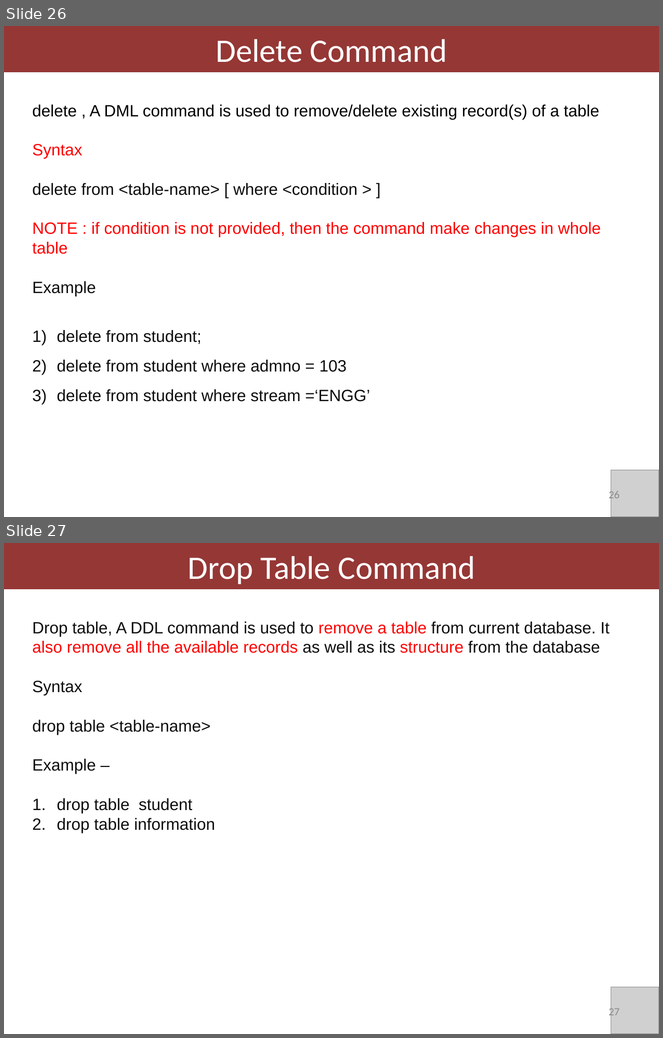
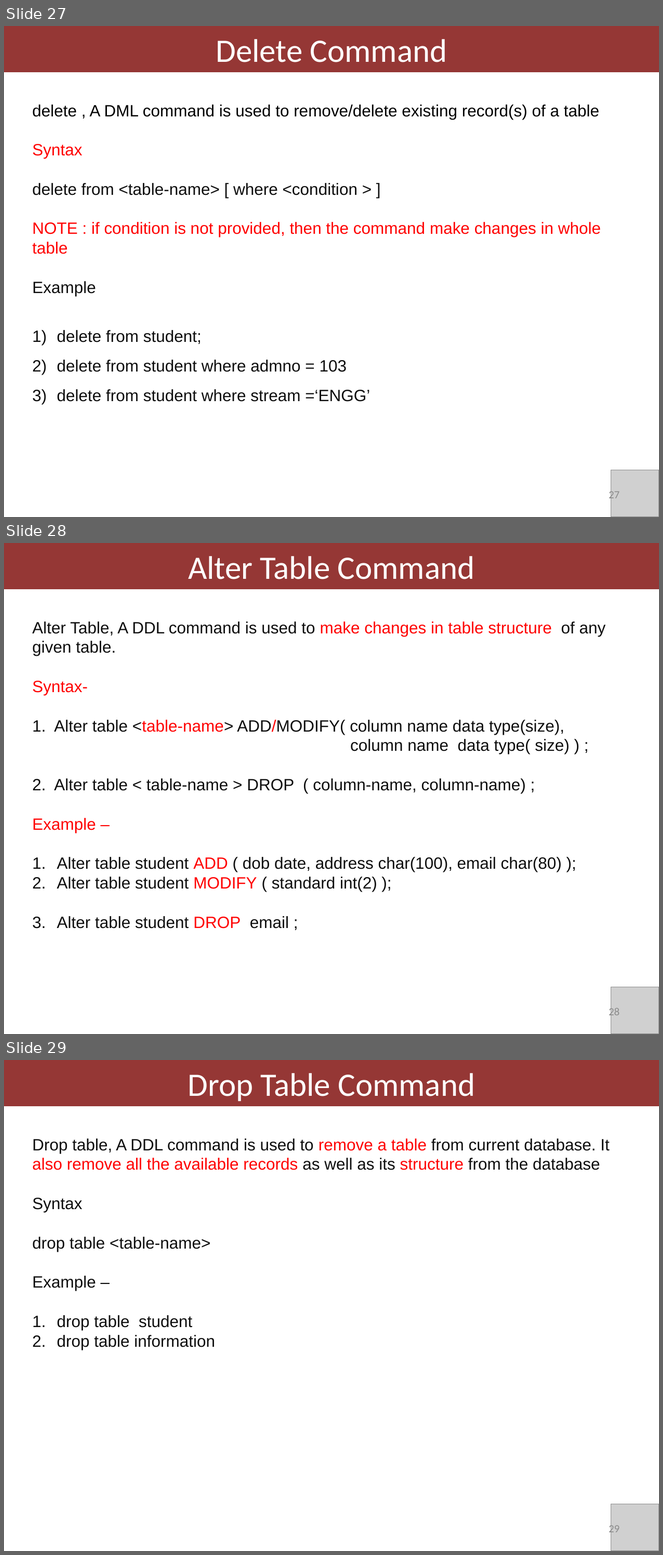
Before and after one commit to davcpscn/XI, a slide deck: Presentations/SQL.pptx. Shown one above the other, each under a label of ours: slides 26 and 27 before the commit, slides 27, 28 and 29 after it. The pictures are 663x1038 and 663x1555 pixels, drawn with LibreOffice and Linux fonts; fonts in the diff are those of the drawing; grey boxes stand for pictures. Boxes give left, top, right and bottom in pixels: in the first picture for what was removed or moved away, otherwise in the second. Text is boxed around its words. In the diff, an @@ line names an element or a change of style, - is before the commit and + after.

```diff
--- a/Presentations/SQL.pptx
+++ b/Presentations/SQL.pptx
@@ slide 28 added at <box>4,543,659,1034</box>, background #FFFFFF @@
@@ rectangle added at <box>4,543,659,589</box>, fill #953735, 36 pt, text #FFFFFF @@
+Alter Table Command
@@ text added at <box>32,622,606,929</box>, 18 pt, text #0D0D0D @@
+Alter Table, A DDL command is used to make changes in table structure of any given table.
+Syntax-
+1. Alter table <table-name> ADD/MODIFY( column name data type(size),
+column name data type( size) ) ;
+2. Alter table < table-name > DROP ( column-name, column-name) ;
+Example –
+1. Alter table student ADD ( dob date, address char(100), email char(80) );
+2. Alter table student MODIFY ( standard int(2) );
+3. Alter table student DROP email ;
@@ picture added at <box>611,987,659,1034</box> @@
@@ page number added at <box>609,1006,620,1019</box>, 12 pt, text #8C8C8C @@
+28
@@ what was slide 26 is now slide 27 @@
@@ page number at <box>609,489,620,502</box>: text changed @@
-26
+27
@@ what was slide 27 is now slide 29 @@
@@ page number at <box>609,1523,620,1536</box>: text changed @@
-27
+29
```
Also in this commit, not shown: 1 slide changed, 4 other slides added, 4 other files.
